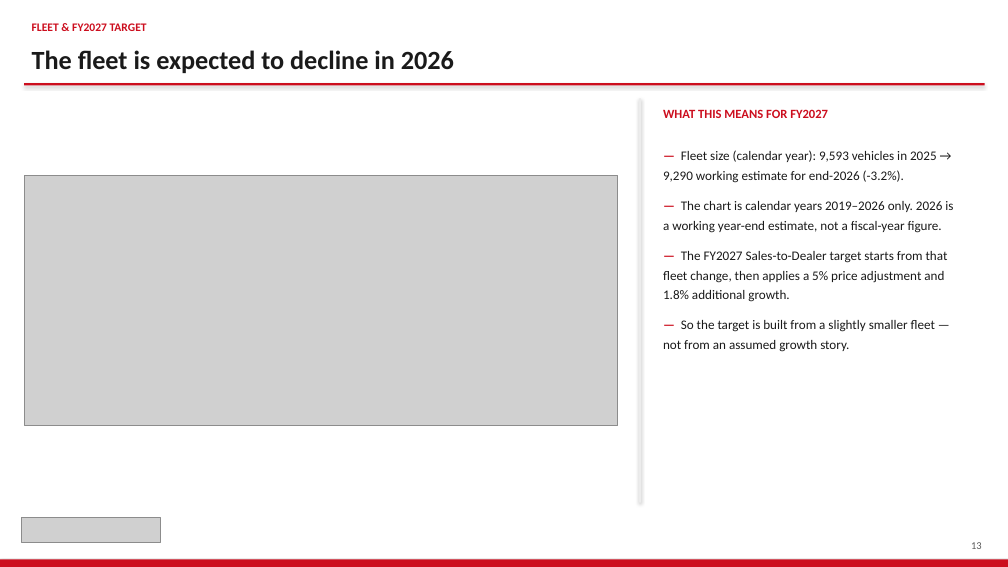
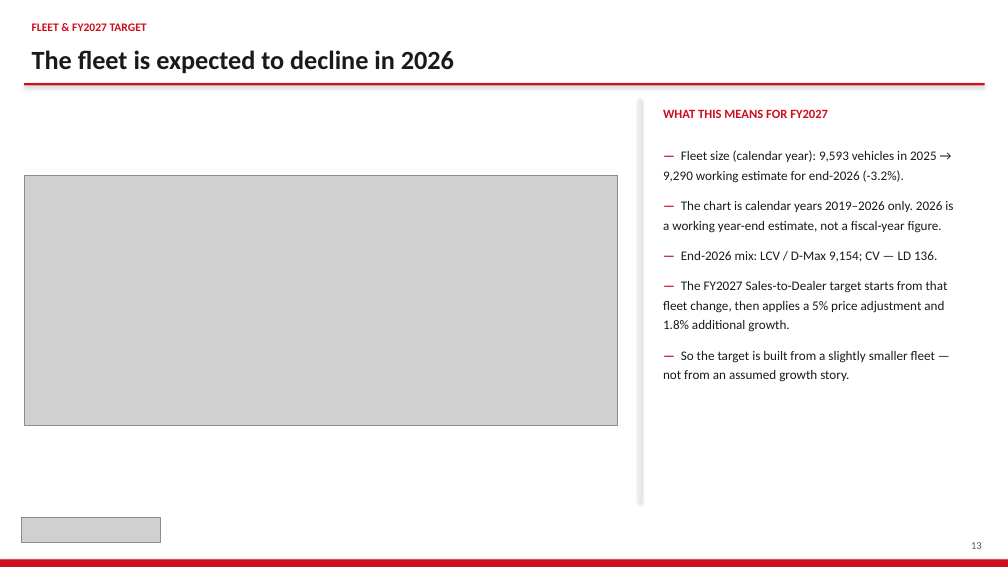
Before and after one commit to jeromio1987/ISZE, a slide deck: slide 13 of 09_meetings/IBX_Sales_Review_2026/ISZE_IBX_Sales_Review_FY2027_ModeA_only.pptx. Drawn at 1008x567 pixels with LibreOffice and Linux fonts; fonts in the diff are those of the drawing; grey boxes stand for pictures. Boxes give left, top, right and bottom in pixels: in the first picture for what was removed or moved away, otherwise in the second. Text is boxed around its words. In the diff, an @@ line names an element or a change of style, - is before the commit and + after.

```diff
--- a/09_meetings/IBX_Sales_Review_2026/ISZE_IBX_Sales_Review_FY2027_ModeA_only.pptx
+++ b/09_meetings/IBX_Sales_Review_2026/ISZE_IBX_Sales_Review_FY2027_ModeA_only.pptx
@@ text at [681, 251, 937, 262]: paragraph added @@
+— End-2026 mix: LCV / D-Max 9,154; CV — LD 136.
```
Also in this commit, not shown: 9 other files.
